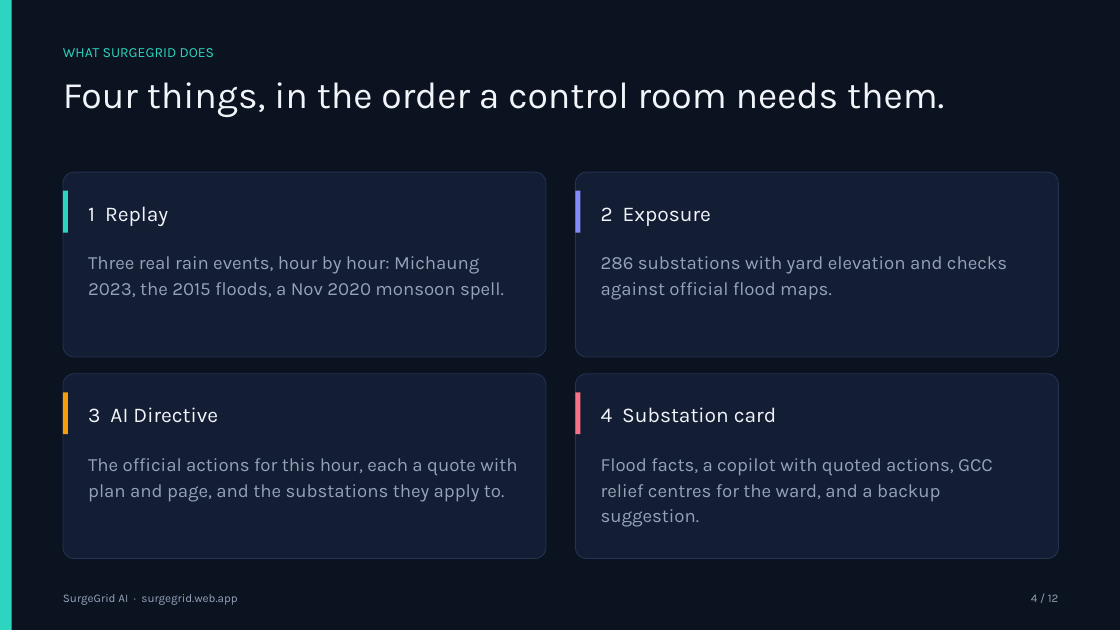
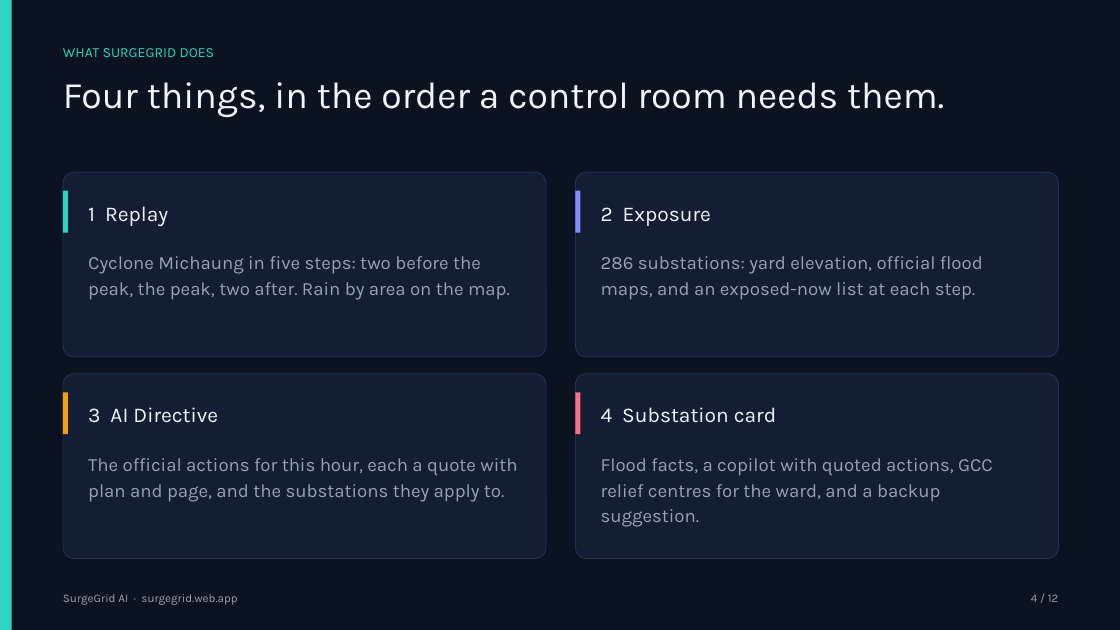
Before and after one commit to rsiva2294/surgegrid-ai, a slide deck: slide 4 of docs/SurgeGrid_AI_Deck.pptx. Drawn at 1120x630 pixels with LibreOffice and Linux fonts; fonts in the diff are those of the drawing. Boxes give left, top, right and bottom in pixels: in the first picture for what was removed or moved away, otherwise in the second. Text is boxed around its words. In the diff, an @@ line names an element or a change of style, - is before the commit and + after.

```diff
--- a/docs/SurgeGrid_AI_Deck.pptx
+++ b/docs/SurgeGrid_AI_Deck.pptx
@@ text at [88,256,510,300]: text changed @@
-Three real rain events, hour by hour: Michaung 2023, the 2015 floods, a Nov 2020 monsoon spell.
+Cyclone Michaung in five steps: two before the peak, the peak, two after. Rain by area on the map.
@@ text at [601,256,983,300]: text changed @@
-286 substations with yard elevation and checks against official flood maps.
+286 substations: yard elevation, official flood maps, and an exposed-now list at each step.
```
Also in this commit, not shown: 4 other slides changed, 11 other files.
